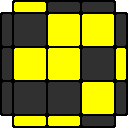
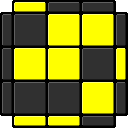
Layer changes from the first 128x128 image to the second:
painted on "color" over [2,2,126,126]
